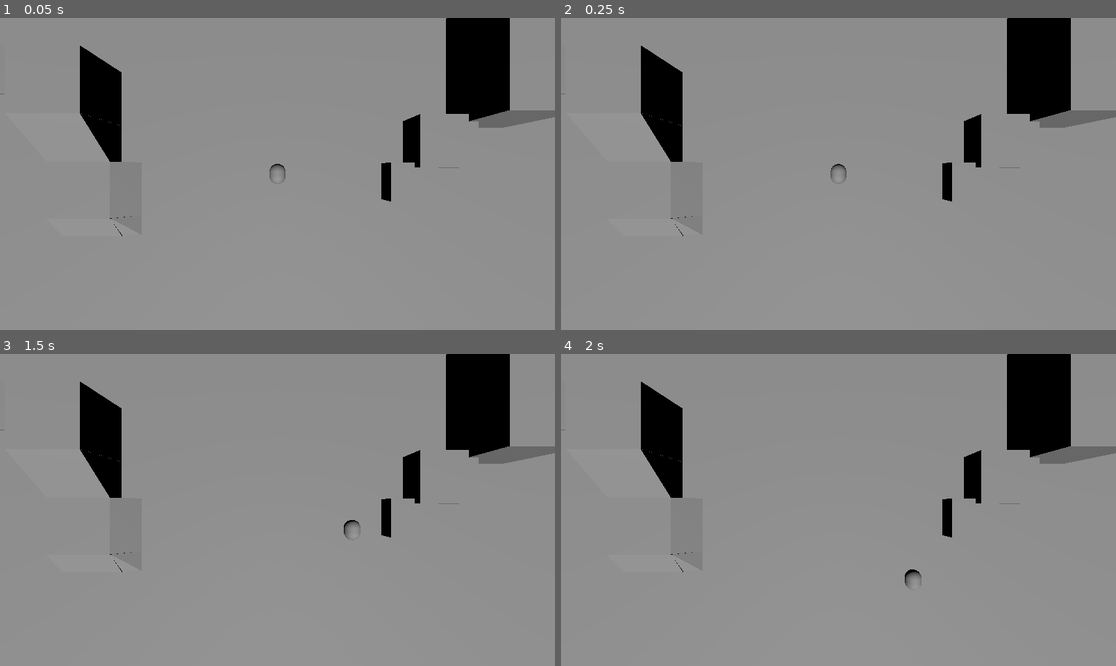
Above: before the commit, frames 1-4 (two rows, left to right).
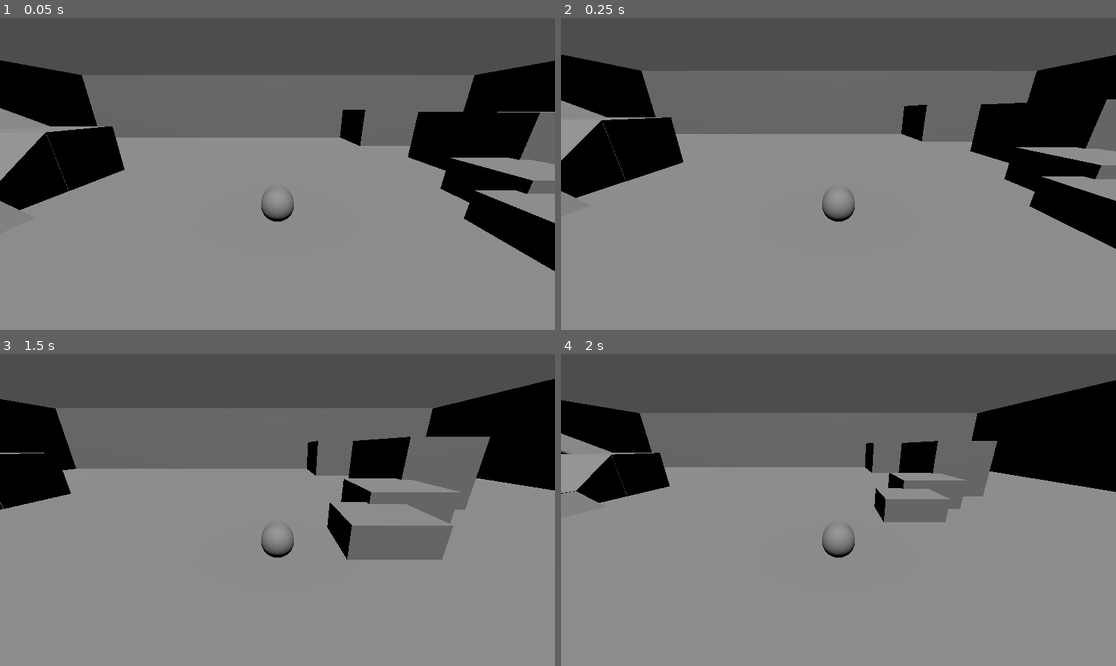
Above: after the commit, the same moments.

Repository: NoneApplicableGames/Project-Cryptid
Game: Godot game, scene res://Scenes/player_playground.tscn
Two runs of this game, one before a commit and one after it. Both use one fixed random seed, a clock stepped at 60 frames per second and the inputs below.
Inputs (mouse positions are in pixels of both pictures, inside the frame that each line leads up to):
- Up to frame 1 (0.05 s): no input
- Up to frame 2 (0.25 s): no input
- Up to frame 3 (1.5 s): tap Enter at 0.5 s; move the mouse to (399, 494) at 0.52 s; hold D (move_right) 0.53-1.28 s; tap Space (jump) at 0.6, 0.77, 1.07 s; move the mouse to (166, 525) at 1.27 s; hold S (move_down) from 1.28 s (still down); tap Down (camera_down) at 1.35 s
- Up to frame 4 (2 s): keep holding S (move_down); tap Space (jump) at 1.52, 1.55, 1.82 s

The runs differ from the first frame. In frame 1, 45% of the frame differs, in the area x 0-100%, y 0-82%; in frame 2, 43%; in frame 3, 43%; in frame 4, 39%.

Commit message:
Jumping
Added export cataories for vertical movment and jumping

Diff:
--- a/Scenes/player_playground.tscn
+++ b/Scenes/player_playground.tscn
@@ -115,7 +115,3 @@
 
 [node name="DirectionalLight3D" type="DirectionalLight3D" parent="."]
 transform = Transform3D(1, 0, 0, 0, 0.444229, 0.895913, 0, -0.895913, 0.444229, 0, 27, -14.1893)
-
-[node name="Camera3D" type="Camera3D" parent="."]
-transform = Transform3D(1, 0, 0, 0, -4.37114e-08, 1, 0, -1, -4.37114e-08, 0, 21.2315, 0)
-current = true
--- a/Scripts/Player_Character_Controller.gd
+++ b/Scripts/Player_Character_Controller.gd
@@ -8,10 +8,16 @@
 
 #Export properties for anything we need to tune the value for.
 
-@export_category("Walking Properties")
+@export_category("Movement Properties")
 @export var acceleration : float
 @export var max_speed : float = 10.0
 @export var friction : float
+
+@export_category("Jump Properties")
+@export var jump_force : float = 100.0
+
+@export_category("Falling Properties")
+@export var weight : float = 1.0
 
 
 @onready var camera_arm: Node3D = %CameraArm
@@ -30,8 +36,14 @@
 		var horrizontal_velocity := move_direction * max_speed
 		self.velocity = horrizontal_velocity
 
+	else:
+		self.velocity = Vector3.ZERO
+
 
 	const GRAVITY := Vector3.DOWN * 600.0
+
+	if is_on_floor() && Input.is_action_just_pressed("jump"):
+		self.velocity.y = jump_force
 
 	if !is_on_floor():
 		self.velocity += GRAVITY * delta
